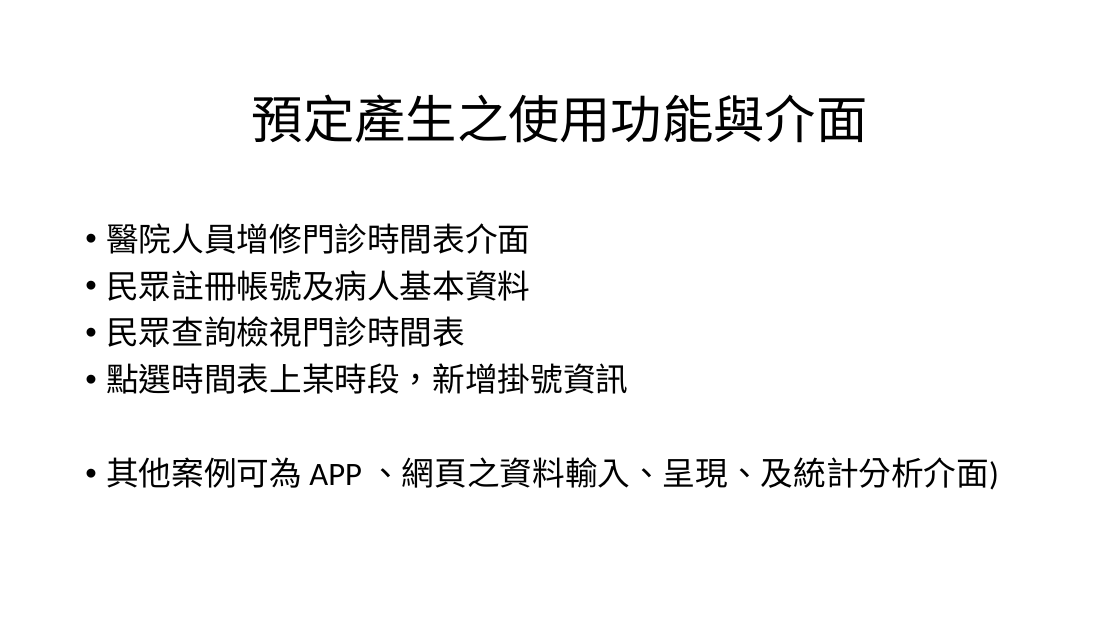
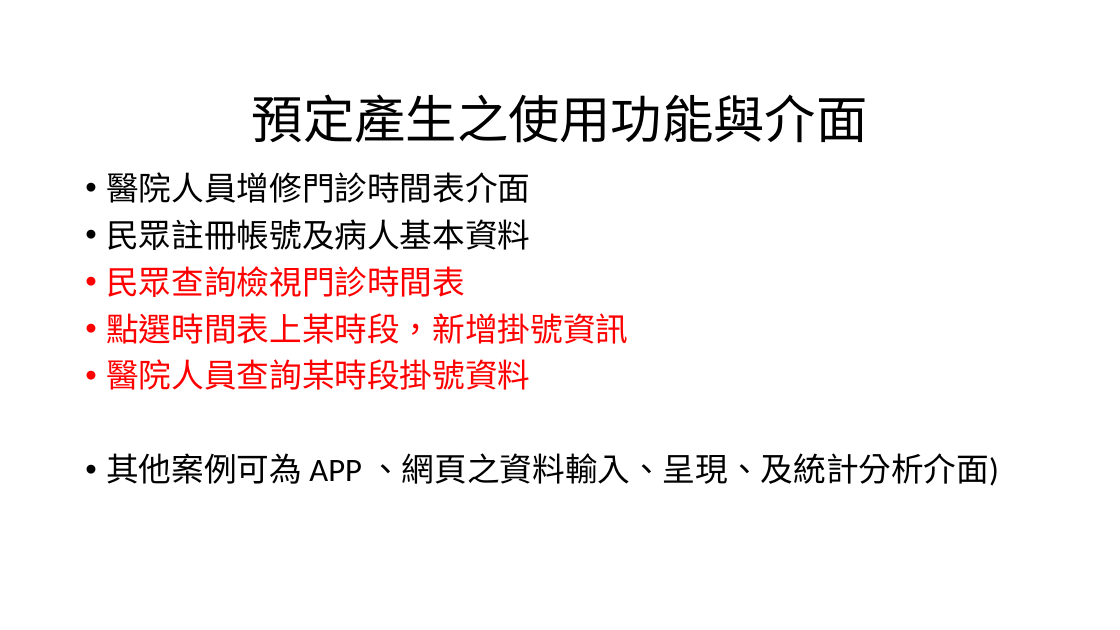
Before and after one commit to mos2718/FHIRspec, a slide deck: slide 5 of Spec/FHIR Appointment.pptx (slide 4 before the commit). Drawn at 1120x630 pixels with LibreOffice and Linux fonts; fonts in the diff are those of the drawing. Boxes give left, top, right and bottom in pixels: in the first picture for what was removed or moved away, otherwise in the second. Text is boxed around its words. In the diff, an @@ line names an element or a change of style, - is before the commit and + after.

```diff
--- a/Spec/FHIR Appointment.pptx
+++ b/Spec/FHIR Appointment.pptx
@@ text at [106, 266, 628, 344]: text colour #000000 to #FF0000 in "民眾查詢檢視門診時間表", "點選時間表上某時段，新增掛號資訊" @@
@@ text at [106, 359, 530, 390]: paragraph added @@
+• 醫院人員查詢某時段掛號資料
```
Also in this commit, not shown: 3 other slides changed, 4 slides added, 3 other files.
